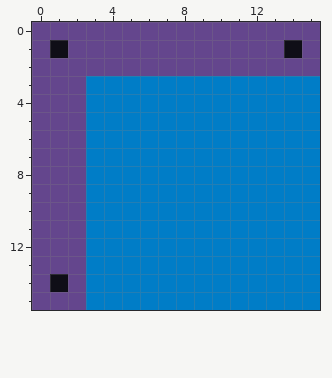
Pixel-art file: 2D Platformer/Assets/Sprites/00_Tutorial/00_CornerBlock.aseprite. The first picture shows the starting point.
16x16 pixels, 1 frame.
The result:
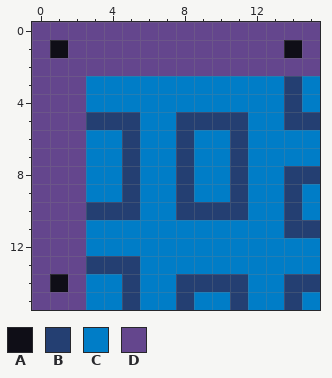
Palette (. is transparent): A #0f0e17  B #243f72  C #007dc7  D #64468d
From old to new:
Changed rows in their new state; - is an unchanged pixel.
first column x 3:
 3 -----------B-
 4 -----------B-
 5 BBB--BBBB--BB
 6 --B--B--B----
 7 --B--B--B----
 8 --B--B--B--BB
 9 --B--B--B--B-
10 BBB--BBBB--B-
11 -----------BB
13 BBB----------
14 --B--BBBB--BB
15 --B--B--B--B-
